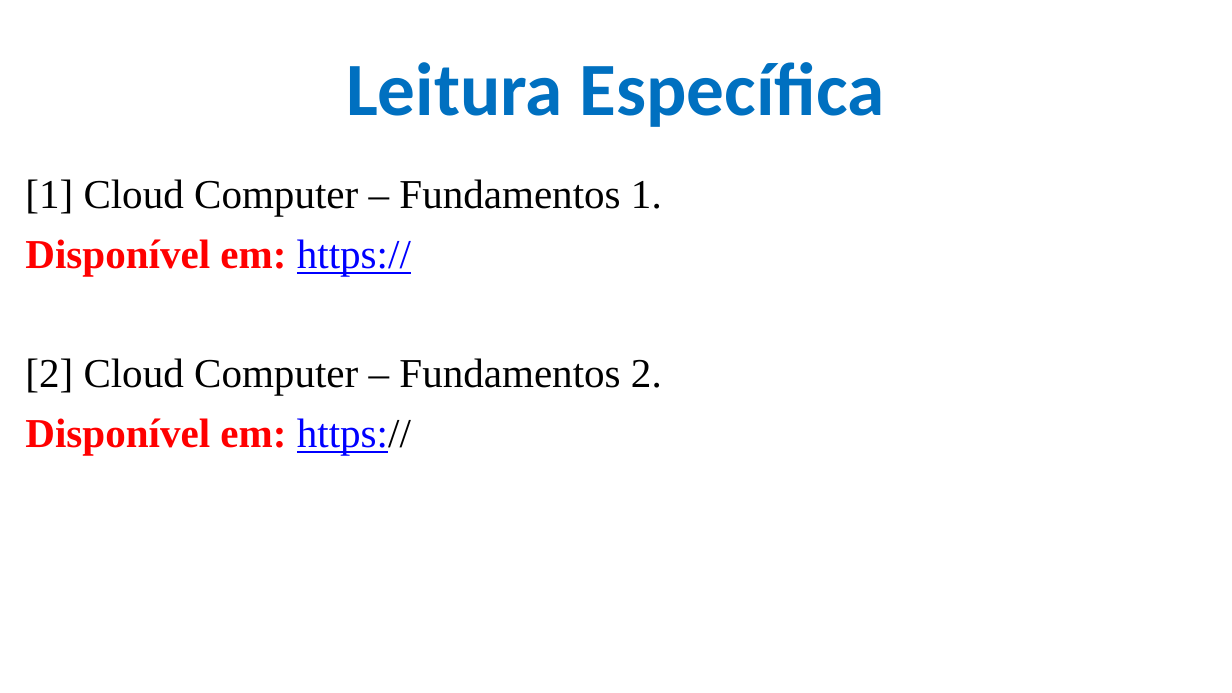
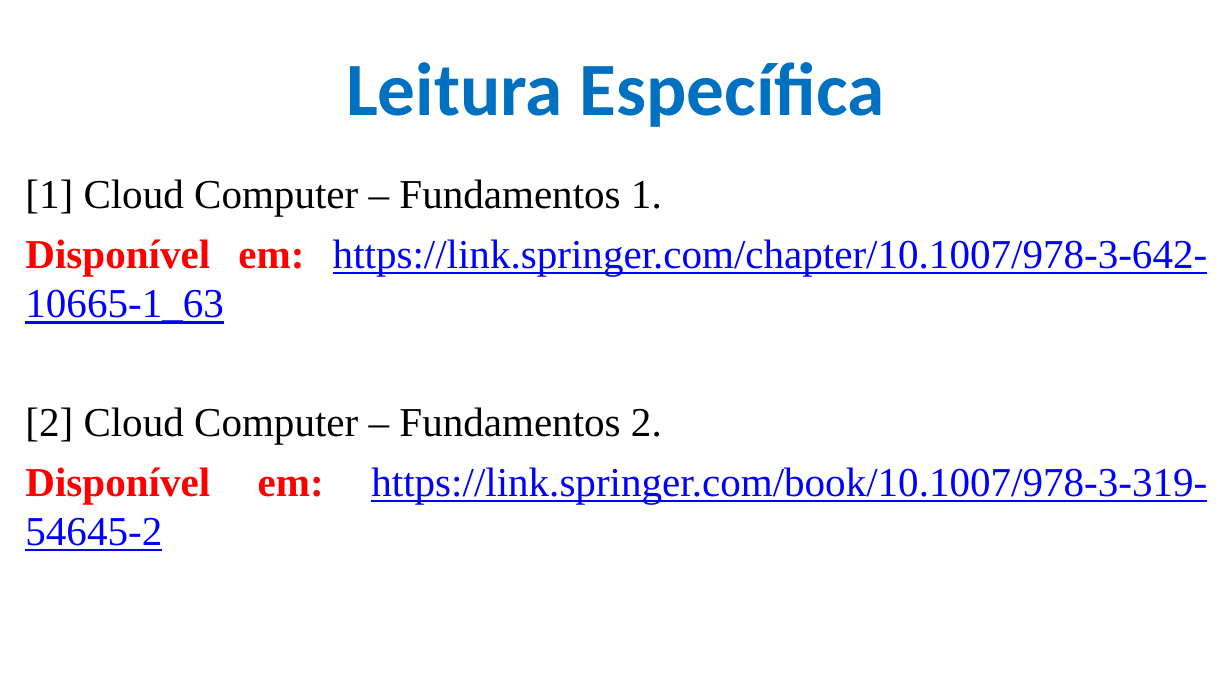
Before and after one commit to CloudEducationBrazil/WydenComputacaoNuvemWebServicesLinux, a slide deck: slide 68 of 01 Classes/Aula 01 - Computação em Nuvem e Web Services em Linux.pptx (slide 8 before the commit). Drawn at 1232x693 pixels with LibreOffice and Linux fonts; fonts in the diff are those of the drawing; background and template pictures are left out. Boxes give left, top, right and bottom in pixels: in the first picture for what was removed or moved away, otherwise in the second. Text is boxed around its words. In the diff, an @@ line names an element or a change of style, - is before the commit and + after.

```diff
--- a/01 Classes/Aula 01 - Computação em Nuvem e Web Services em Linux.pptx
+++ b/01 Classes/Aula 01 - Computação em Nuvem e Web Services em Linux.pptx
@@ text at [25, 239, 1208, 324]: text changed; text colour #FF0000 to #0000FF; bold off @@
-Disponível em: https://
+Disponível em: https://link.springer.com/chapter/10.1007/978-3-642-10665-1_63
@@ text at [25, 467, 1207, 551]: text changed; text colour #FF0000 to #0000FF; bold off @@
-Disponível em: https://
+Disponível em: https://link.springer.com/book/10.1007/978-3-319-54645-2
```
Also in this commit, not shown: 8 other slides changed, 62 slides added, 1 other file.
